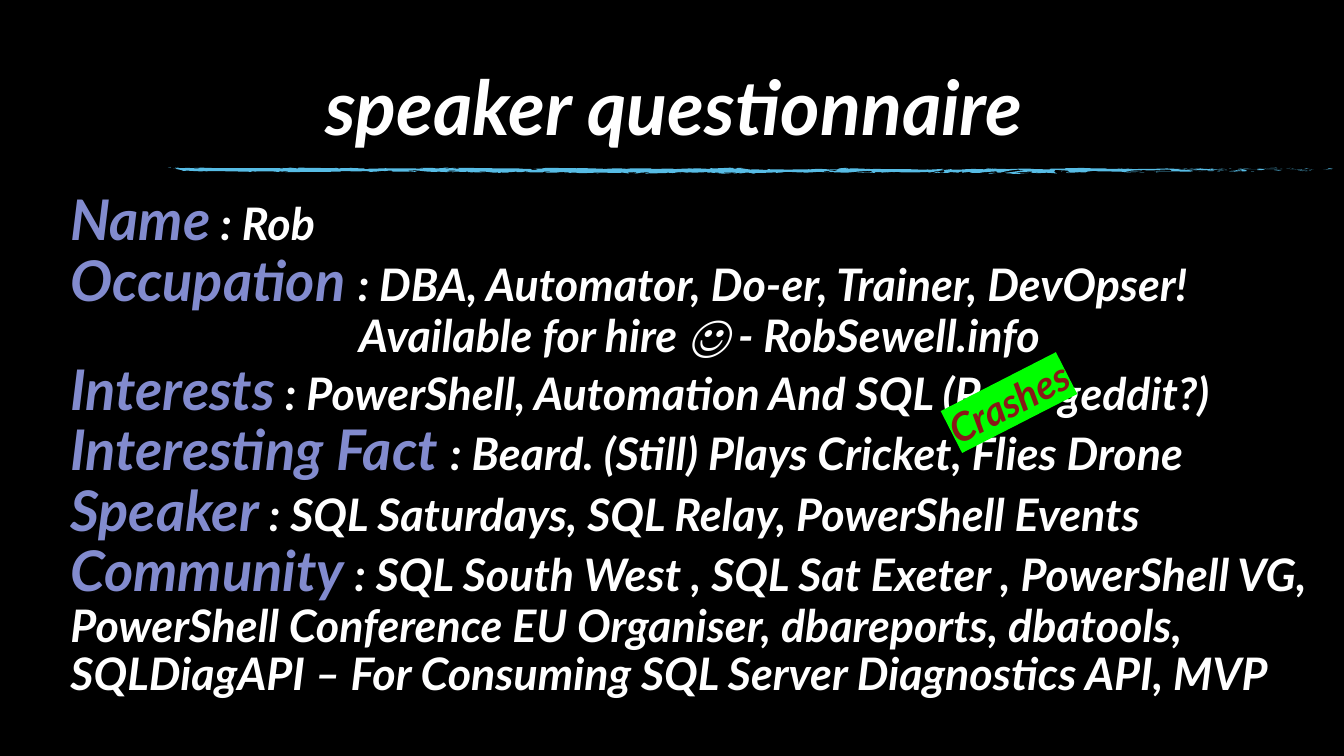
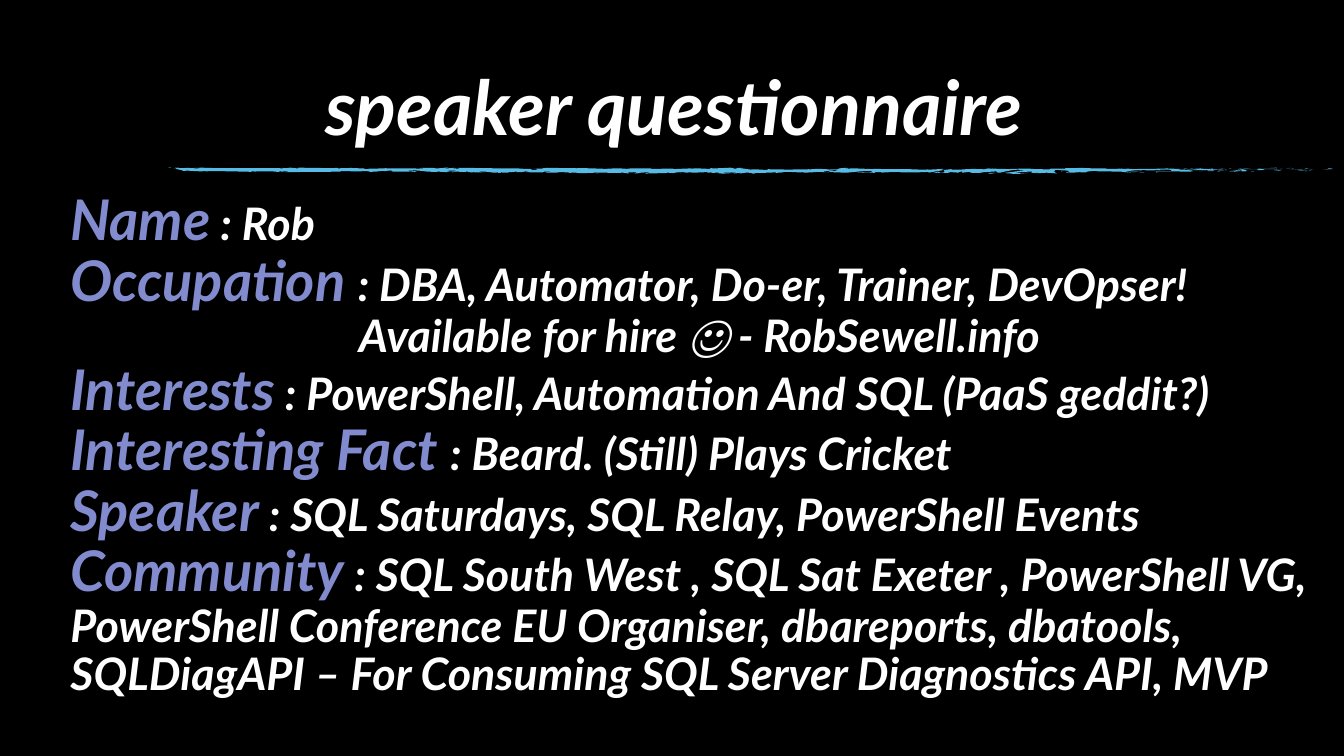
Before and after one commit to SQLDBAWithABeard/Presentations, a slide deck: slide 2 of PSConfAsia 2017 - Green is Good Red is Bad/Green Is Good - Red is Bad.pptx. Drawn at 1344x756 pixels with LibreOffice and Linux fonts; fonts in the diff are those of the drawing; background and template pictures are left out. Boxes give left, top, right and bottom in pixels: in the first picture for what was removed or moved away, otherwise in the second. Text is boxed around its words. In the diff, an @@ line names an element or a change of style, - is before the commit and + after.

```diff
--- a/PSConfAsia 2017 - Green is Good Red is Bad/Green Is Good - Red is Bad.pptx
+++ b/PSConfAsia 2017 - Green is Good Red is Bad/Green Is Good - Red is Bad.pptx
@@ text removed at (x1=931, y1=334, x2=1114, y2=463) @@
-Crashes
@@ text at (x1=70, y1=428, x2=951, y2=480): text changed @@
-Interesting Fact : Beard. (Still) Plays Cricket, Flies Drone
+Interesting Fact : Beard. (Still) Plays Cricket
```
Also in this commit, not shown: 7 other files.
